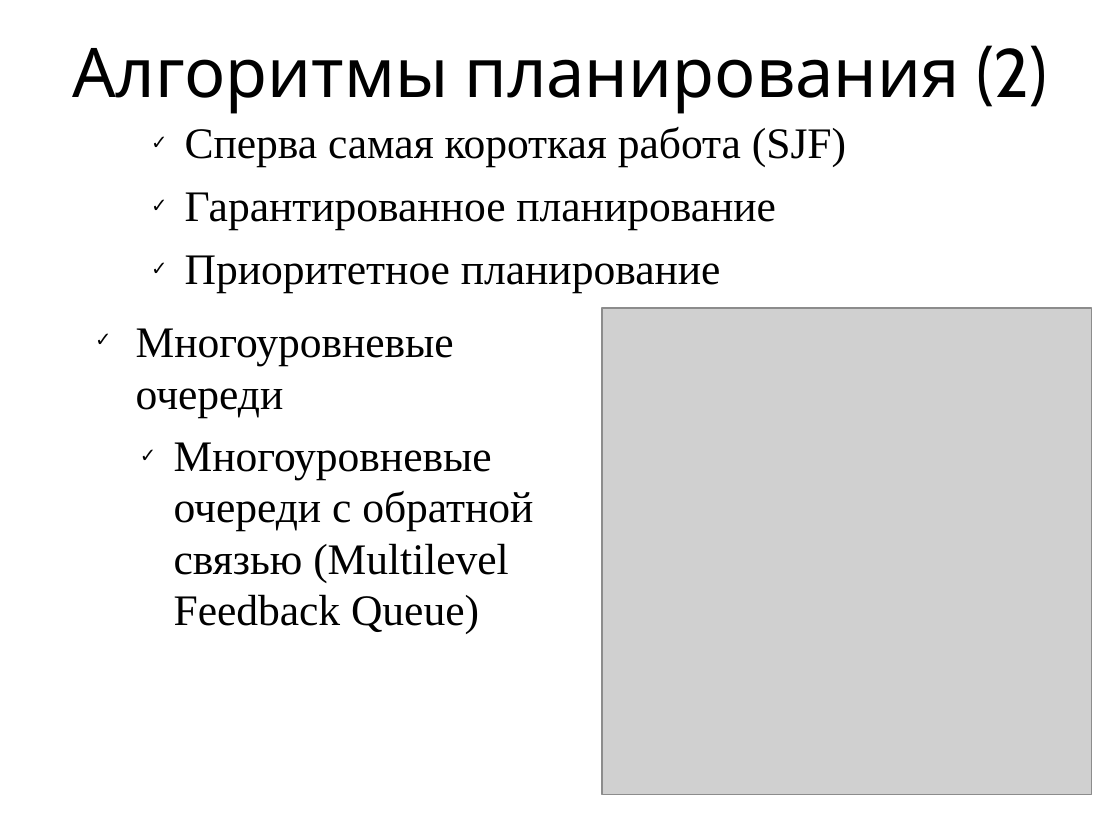
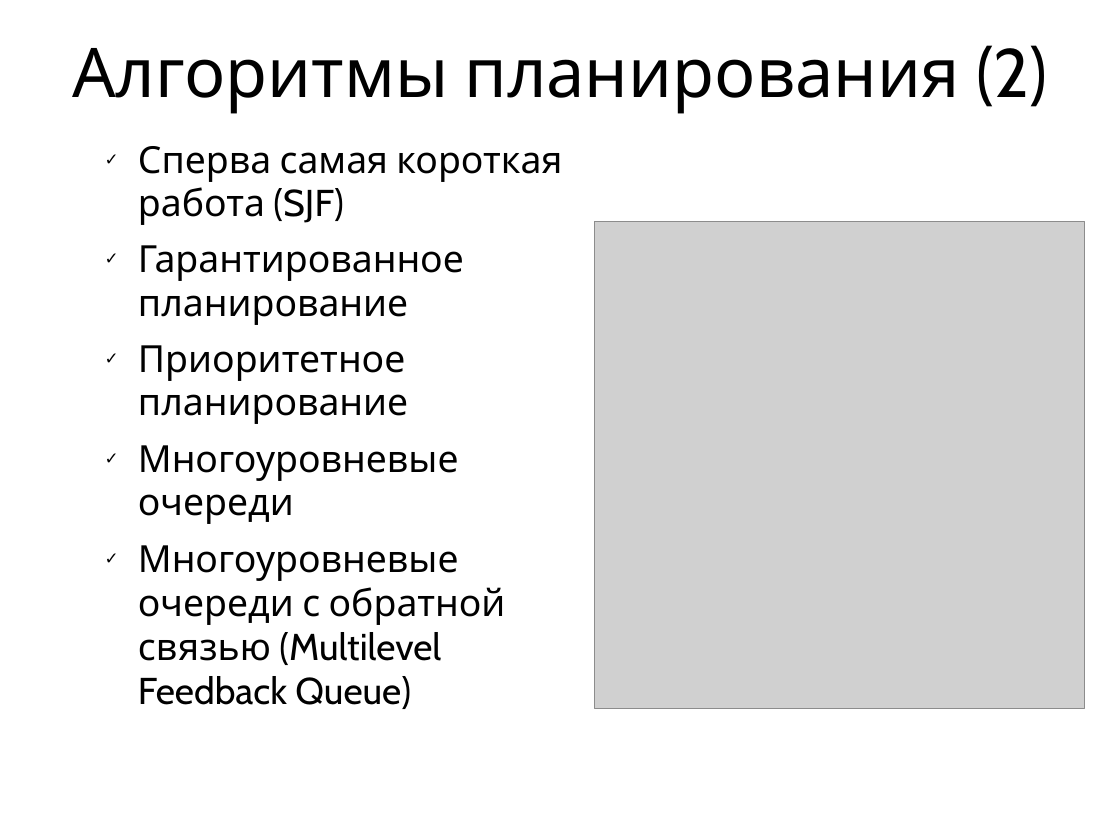
Before and after one commit to vseloved/kpi-spos, a slide deck: slide 16 of lec/6-proc/proc.ppt (slide 11 before the commit). Drawn at 1120x840 pixels with LibreOffice and Linux fonts; fonts in the diff are those of the drawing; grey boxes stand for pictures. Boxes give left, top, right and bottom in pixels: in the first picture for what was removed or moved away, otherwise in the second. Text is boxed around its words. In the diff, an @@ line names an element or a change of style, - is before the commit and + after.

```diff
--- a/lec/6-proc/proc.ppt
+++ b/lec/6-proc/proc.ppt
@@ text "Сперва самая короткая работа (SJF)": place and size @@
-text "Сперва самая короткая работа (SJF)" at <box>185,127,846,293</box>
+text "Сперва самая короткая работа (SJF)" at <box>138,146,562,709</box>
@@ text at <box>138,146,562,424</box>: size 28 to 24 pt, font Times New Roman to Cabin in "Сперва самая короткая работа (SJF)", "Гарантированное планирование", "Приоритетное планирование" @@
@@ picture: place and size @@
-picture at <box>603,308,1092,794</box>
+picture at <box>595,222,1085,708</box>
@@ text removed at <box>136,328,454,418</box> @@
-✓ Многоуровневые очереди
@@ text at <box>138,445,506,709</box>: paragraphs added @@
+  ✓ Многоуровневые очереди
+  ✓ Многоуровневые очереди с обратной связью (Multilevel Feedback Queue)
@@ text removed at <box>174,442,533,634</box> @@
-  ✓ Многоуровневые очереди с обратной связью (Multilevel Feedback Queue)
```
Also in this commit, not shown: 10 other slides changed, 5 slides added, 4 slides removed, 41 other files.
